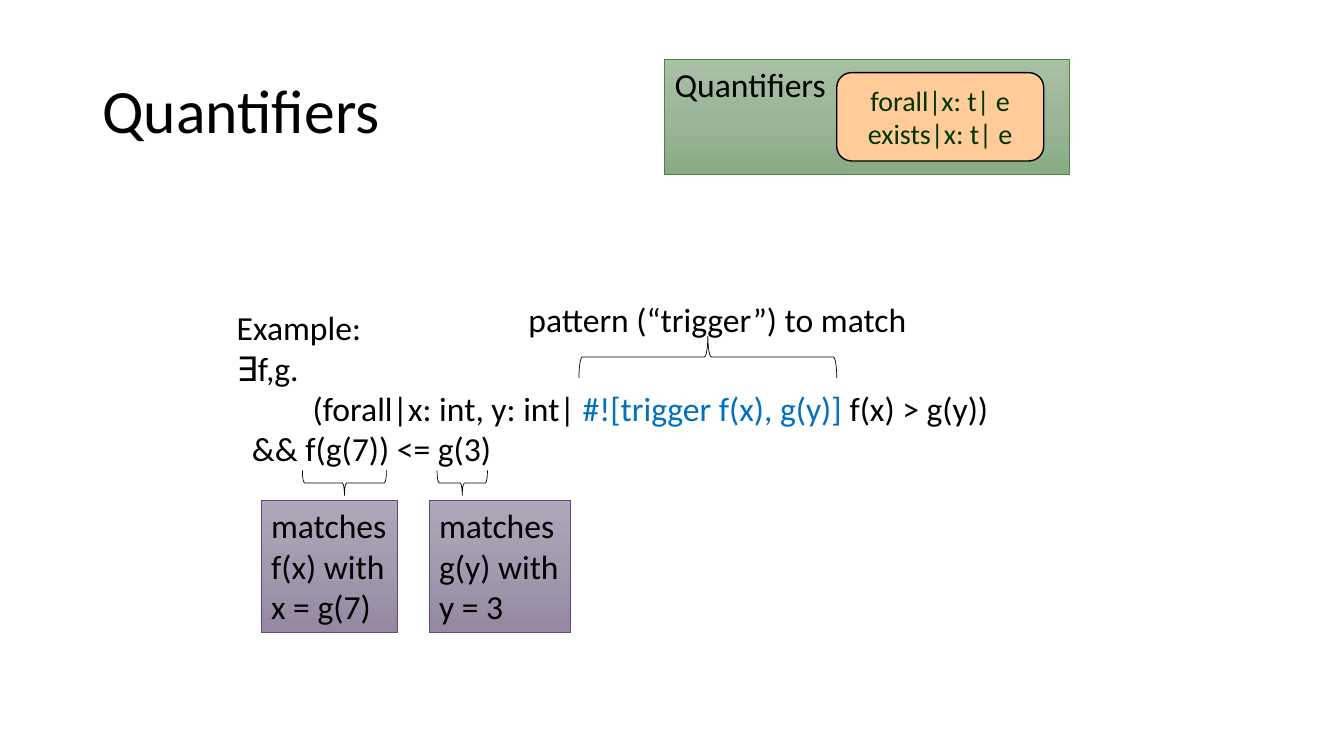
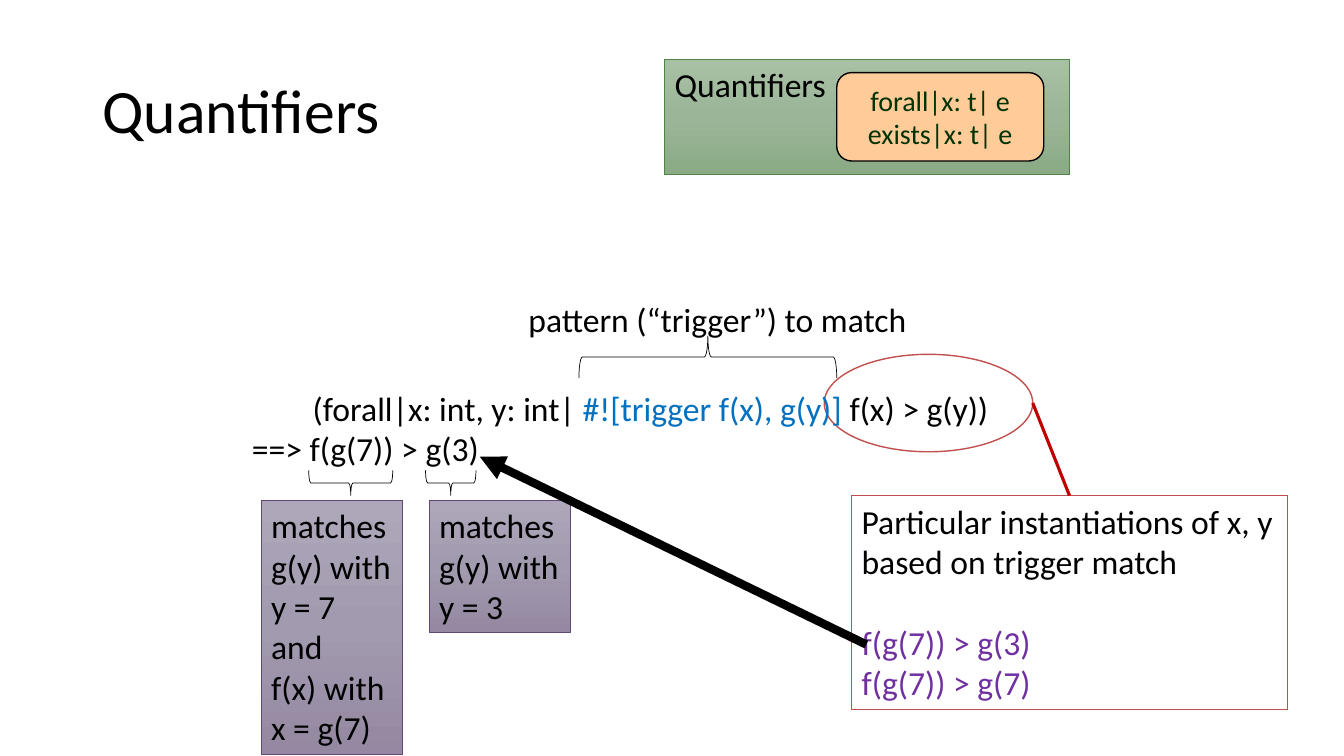
Before and after one commit to verus-lang/event-sites, a slide deck: slide 31 of 2026-summer-formal/slides/summer-school-formal-verus.pptx. Drawn at 1344x756 pixels with LibreOffice and Linux fonts; fonts in the diff are those of the drawing. Boxes give left, top, right and bottom in pixels: in the first picture for what was removed or moved away, otherwise in the second. Text is boxed around its words. In the diff, an @@ line names an element or a change of style, - is before the commit and + after.

Commit message:
In 2026-summer-formal, streamline quantifiers slides, and other minor edits

```diff
--- a/2026-summer-formal/slides/summer-school-formal-verus.pptx
+++ b/2026-summer-formal/slides/summer-school-formal-verus.pptx
@@ text at <box>237,316,361,387</box>: paragraphs removed @@
-Example:
-∃f,g.
@@ ellipse added at <box>825,355,1033,453</box>, fill #FFFFFF, outline #BF504D 1 pt @@
@@ line added from (1033, 403) to (1070, 496), #C00000 2.25 pt @@
@@ text at <box>310,436,479,467</box>: text changed @@
-&& f(g(7)) <= g(3)
+==> f(g(7)) > g(3)
@@ right brace: place and size @@
-right brace at <box>302,471,386,496</box>
+right brace at <box>309,471,392,496</box>
@@ right brace: place and size @@
-right brace at <box>437,470,487,496</box>
+right brace at <box>426,470,476,496</box>
@@ arrow added from (866, 644) to (480, 457), #000000 6 pt @@
@@ rectangle "matches": place and size @@
-rectangle "matches" at <box>261,500,398,632</box>
+rectangle "matches" at <box>261,500,402,754</box>
@@ rectangle added at <box>852,496,1288,710</box>, fill #FFFFFF, outline #BF504D 1 pt, 24 pt, text #000000 @@
+Particular instantiations of x, y
+based on trigger match
+f(g(7)) > g(3)
+f(g(7)) > g(7)
@@ text in rectangle at <box>271,554,391,659</box>: paragraphs added @@
+g(y) with
+y = 7
+and
```
Also in this commit, not shown: 12 other slides changed, 1 slide added, 1 slide removed, 1 other file.
